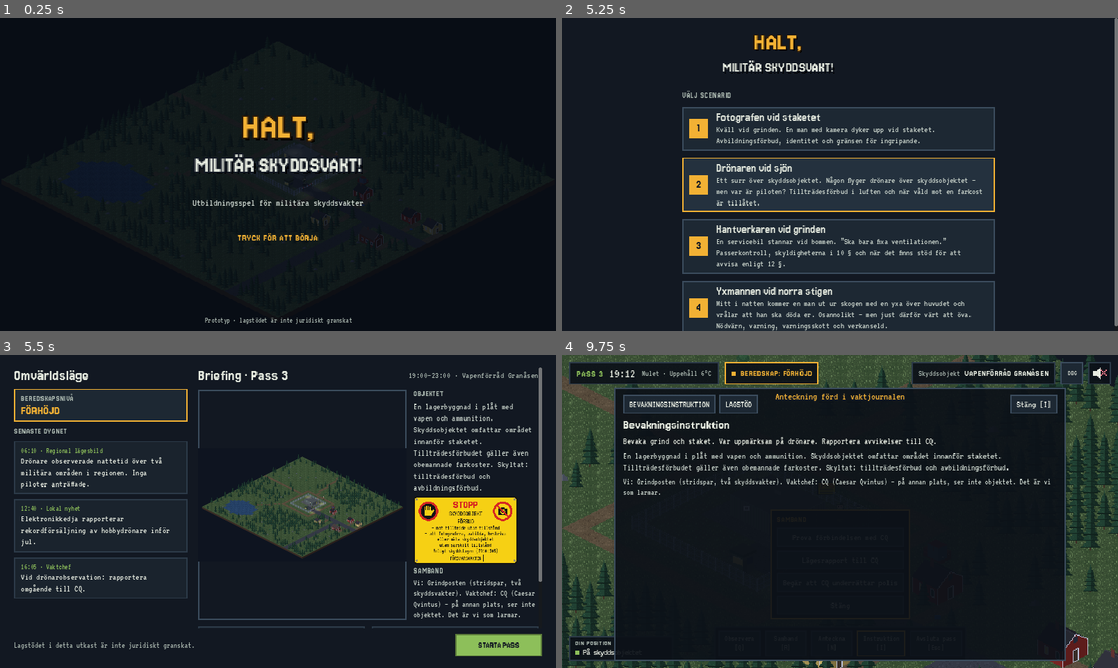
Above: before the commit, frames 1-4 (two rows, left to right).
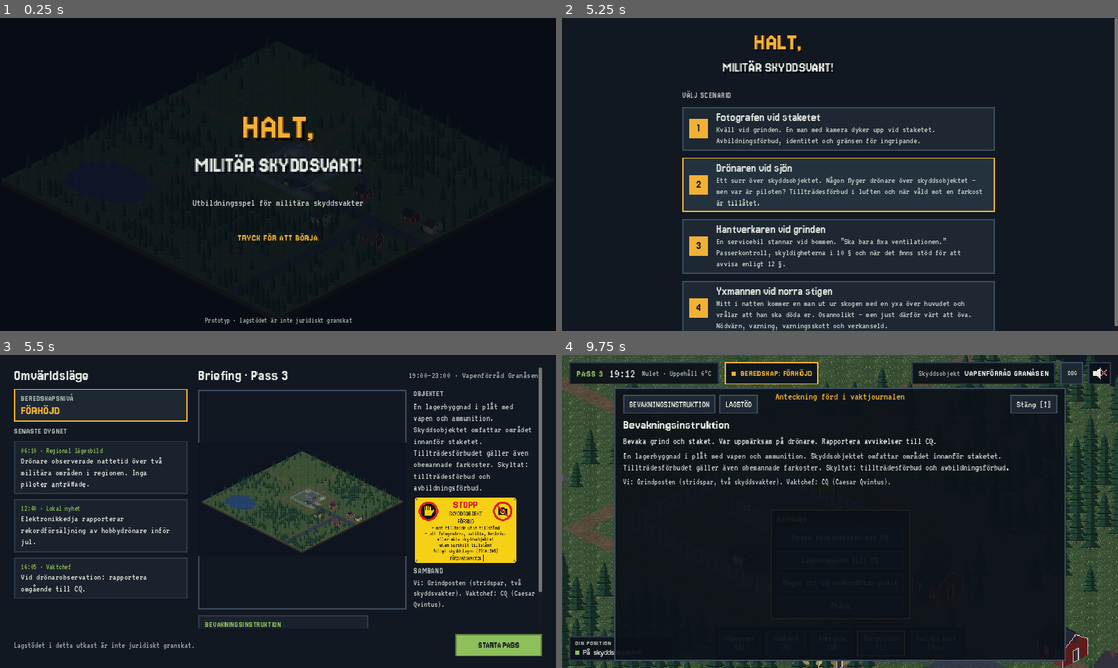
Above: after the commit, the same moments.

Repository: sulaco-hue/skyddsvakt
Game: Godot game, scene res://scenes/main.tscn
The game is run twice, just before and just after one commit, with the same random seed, the same clock (stepped at 60 frames per second) and the same inputs.
Inputs (mouse positions are in pixels of both pictures, inside the frame that each line leads up to):
- Up to frame 1 (0.25 s): no input
- Up to frame 2 (5.25 s): tap Enter at 0.5, 2, 3.5 s; drag from (840, 174) to (895, 105) at 0.52 s; tap Space at 1.25, 2.75, 3.77, 4.25 s; drag from (728, 190) to (812, 237) at 1.27 s; move the mouse to (895, 105) at 2.02 s; tap Q at 2.1 s; click (895, 105) at 2.17 s; drag from (812, 237) to (673, 127) at 2.77 s; move the mouse to (1006, 221) at 3.52 s; tap N at 3.6 s; click (1006, 221) at 3.67 s; drag from (673, 127) to (756, 96) at 4.27 s; move the mouse to (867, 174) at 5.02 s; tap T at 5.1 s; click (867, 174) at 5.17 s
- Up to frame 3 (5.5 s): no input
- Up to frame 4 (9.75 s): click "STARTA PASS" at 5.75 s; click "DBG" at 6.5 s; click (1101, 373) at 7.27 s; click "Samband [R]" at 8 s; click "Anteckna [N]" at 8.75 s; click "Instruktion [I]" at 9.5 s

Frames 1-2 are identical in both runs. In frame 3, 4.4% of the frame differs, in the area x 35-98%, y 28-88%; in frame 4, 0.2%.

Commit message:
Briefing: kortare sambandstext, ingen ruta om lagstöd i fokus
Co-Authored-By: Claude Opus 5.5 <noreply@anthropic.com>
Claude-Session: https://claude.ai/code/session_01PWrrRnAUGCDbWAToA7Kxse

Diff:
--- a/data/scenarier/dronaren.json
+++ b/data/scenarier/dronaren.json
@@ -33,7 +33,7 @@
   "briefing": {
     "uppdrag": "Bevaka grind och staket. Var uppmärksam på drönare. Rapportera avvikelser till CQ.",
     "objektinfo": "Skyddsobjektet omfattar området innanför staketet. Tillträdesförbudet gäller även obemannade farkoster. Skyltat: tillträdesförbud och avbildningsförbud.",
-    "samband": "Vi: Grindposten (stridspar, två skyddsvakter). Vaktchef: CQ (Caesar Qvintus) – på annan plats, ser inte objektet. Det är vi som larmar.",
+    "samband": "Vi: Grindposten (stridspar, två skyddsvakter). Vaktchef: CQ (Caesar Qvintus).",
     "lagstod_fokus": [
       "Tillträdesförbud – även drönare",
       "Identitet 10 §",
--- a/data/scenarier/fotografen.json
+++ b/data/scenarier/fotografen.json
@@ -48,7 +48,7 @@
         "handling": "dokumentera"
       }
     ],
-    "samband": "Vi: Grindposten (stridspar, två skyddsvakter). Vaktchef: CQ (Caesar Qvintus) – på annan plats, ser inte objektet. Det är vi som larmar."
+    "samband": "Vi: Grindposten (stridspar, två skyddsvakter). Vaktchef: CQ (Caesar Qvintus)."
   },
   "karta": "res://data/kartor/granasen.json",
   "fakta": {
--- a/data/scenarier/hantverkaren.json
+++ b/data/scenarier/hantverkaren.json
@@ -34,7 +34,7 @@
   "briefing": {
     "uppdrag": "Bemanna grinden och sköt passerkontrollen. Endast föranmälda och kontrollerade personer släpps in. Rapportera avvikelser till CQ.",
     "objektinfo": "Skyddsobjektet omfattar området innanför staketet. Tillträdesförbud gäller för obehöriga.",
-    "samband": "Vi: Grindposten (stridspar, två skyddsvakter). Vaktchef: CQ (Caesar Qvintus) – på annan plats, ser inte objektet. Det är vi som larmar.",
+    "samband": "Vi: Grindposten (stridspar, två skyddsvakter). Vaktchef: CQ (Caesar Qvintus).",
     "lagstod_fokus": [
       "Skyldigheter 10 §",
       "Avvisa 12 §",
--- a/data/scenarier/yxmannen.json
+++ b/data/scenarier/yxmannen.json
@@ -30,7 +30,7 @@
   "briefing": {
     "uppdrag": "Bevaka grind och staket under natten. Rapportera avvikelser till CQ.",
     "objektinfo": "Skyddsobjektet omfattar området innanför staketet. Skyltat: tillträdesförbud och avbildningsförbud. En skogsstig leder norrut från staketet.",
-    "samband": "Vi: Grindposten (stridspar, två skyddsvakter). Vaktchef: CQ (Caesar Qvintus) – på annan plats, ser inte objektet. Det är vi som larmar.",
+    "samband": "Vi: Grindposten (stridspar, två skyddsvakter). Vaktchef: CQ (Caesar Qvintus).",
     "lagstod_fokus": [
       "Nödvärn 24 kap. 1 § BrB",
       "Varning: ”Halt eller jag skjuter skarpt!”",
--- a/scripts/ui/briefing.gd
+++ b/scripts/ui/briefing.gd
@@ -106,21 +106,6 @@
 	uv.add_child(UiKit.rubrik("BEVAKNINGSINSTRUKTION", 13))
 	uv.add_child(UiKit.etikett(str(b.get("uppdrag", "")), 22, UiKit.TEXT, true))
 	grid.add_child(upp)
-	var lag := UiKit.panel(UiKit.KANT, UiKit.RUTA)
-	lag.size_flags_horizontal = Control.SIZE_EXPAND_FILL
-	var lv := UiKit.vbox(6)
-	lag.add_child(lv)
-	lv.add_child(UiKit.rubrik("LAGSTÖD I FOKUS", 13))
-	var flode := HFlowContainer.new()
-	flode.add_theme_constant_override("h_separation", 6)
-	flode.add_theme_constant_override("v_separation", 6)
-	flode.mouse_filter = Control.MOUSE_FILTER_IGNORE
-	for t in b.get("lagstod_fokus", []):
-		var chip := UiKit.panel(UiKit.KANT2, Color(0, 0, 0, 0), 8, 2)
-		chip.add_child(UiKit.etikett(str(t), 19))
-		flode.add_child(chip)
-	lv.add_child(flode)
-	grid.add_child(lag)
 
 	var knappar := UiKit.hbox(12)
 	knappar.add_child(UiKit.etikett("Lagstödet i detta utkast är inte juridiskt granskat.", 20, UiKit.DAMPAD))
